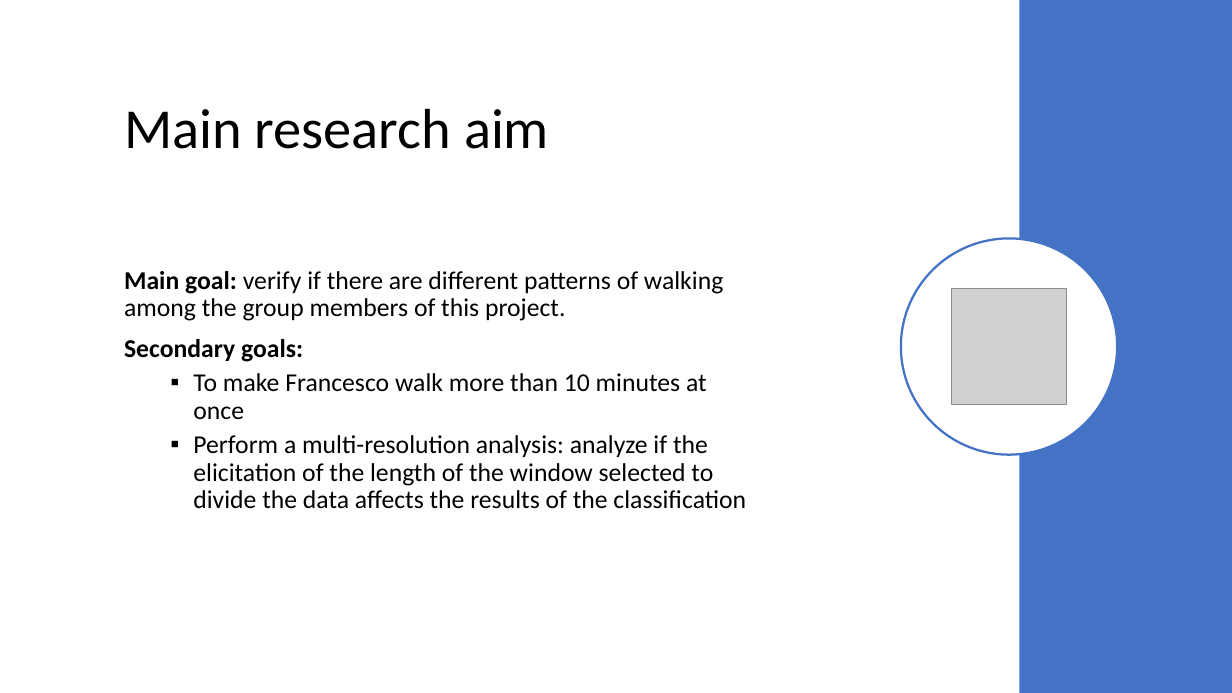
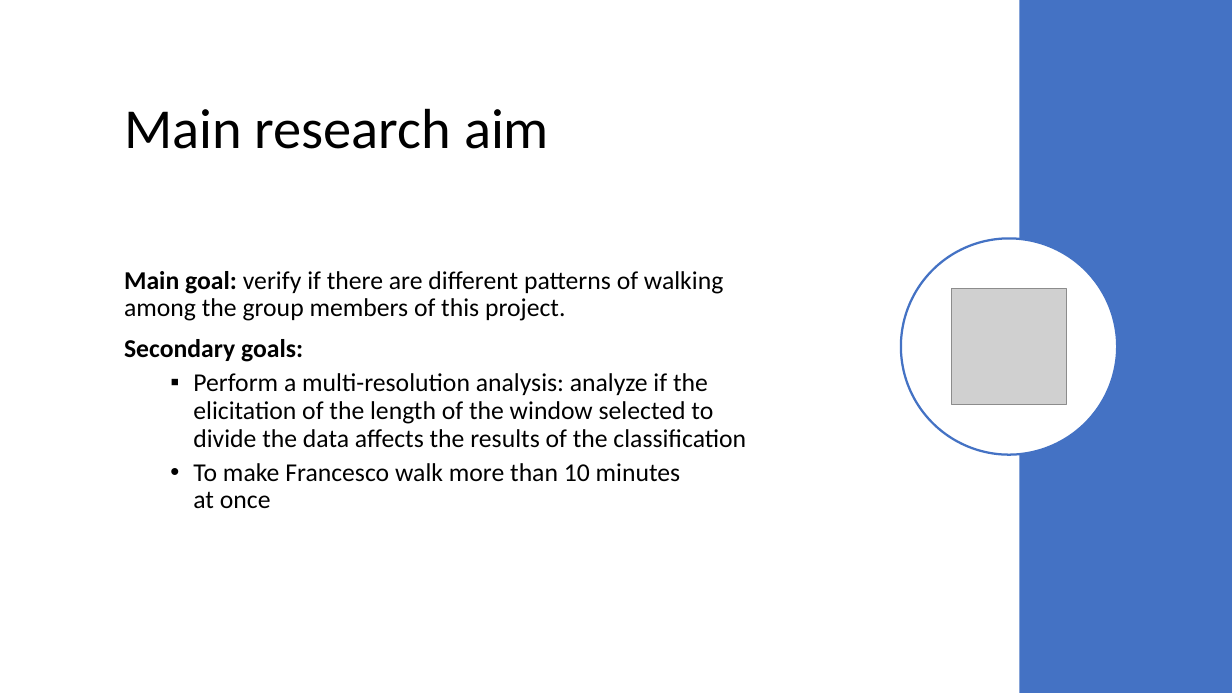
Before and after one commit to cerniello/WalkingPatternClassification_SL, a slide deck: slide 2 of Presentation Group 13.pptx. Drawn at 1232x693 pixels with LibreOffice and Linux fonts; fonts in the diff are those of the drawing; grey boxes stand for pictures. Boxes give left, top, right and bottom in pixels: in the first picture for what was removed or moved away, otherwise in the second. Text is boxed around its words. In the diff, an @@ line names an element or a change of style, - is before the commit and + after.

```diff
--- a/Presentation Group 13.pptx
+++ b/Presentation Group 13.pptx
@@ text at (193,373,746,448): paragraph added @@
+  ▪ Perform a multi-resolution analysis: analyze if the elicitation of the length of the window selected to divide the data affects the results of the classification
@@ text at (193,435,746,509): paragraph removed @@
-  ▪ Perform a multi-resolution analysis: analyze if the elicitation of the length of the window selected to divide the data affects the results of the classification
@@ text at (193,463,681,508): bullet ▪ to • @@
```
Also in this commit, not shown: 4 other slides changed, 6 slides added, 3 slides removed.
